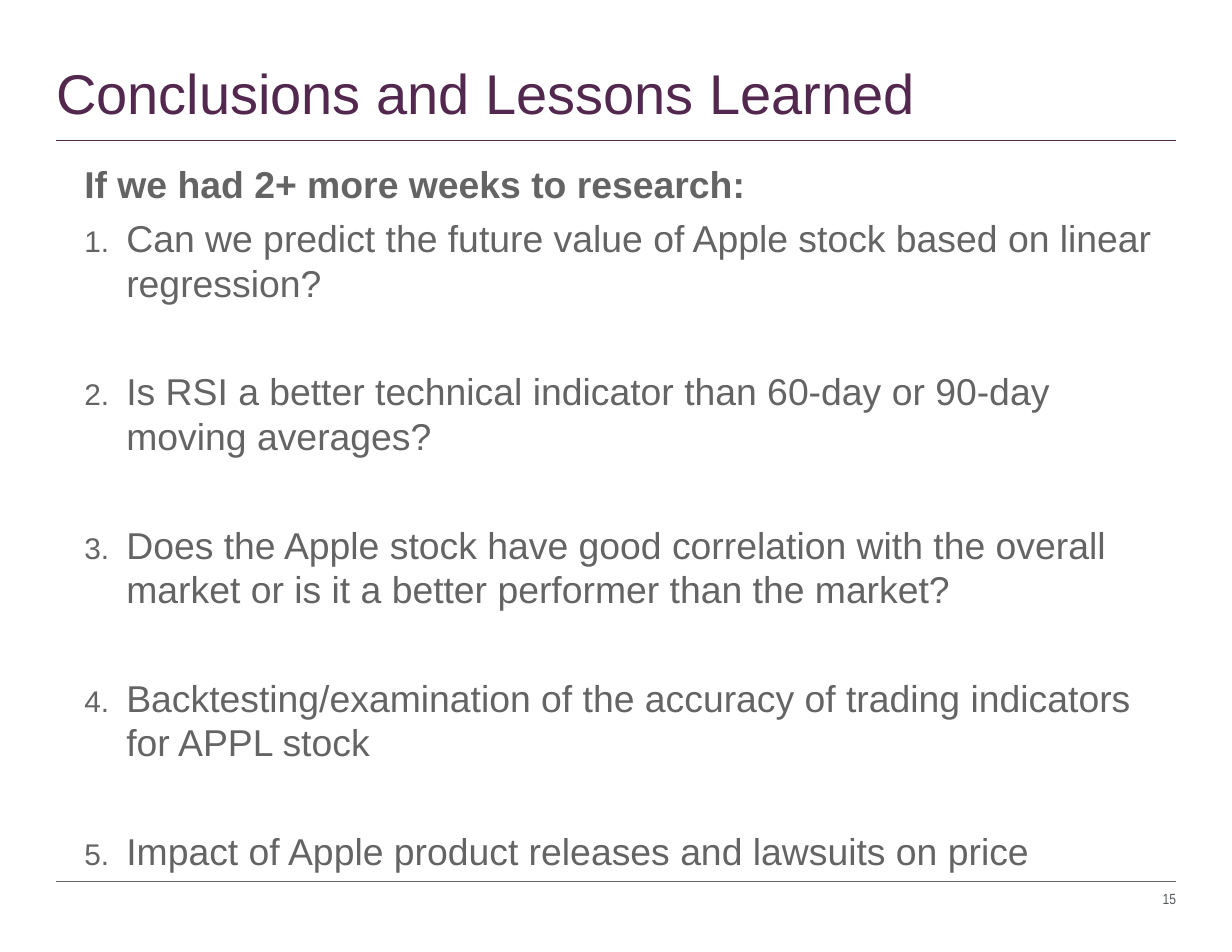
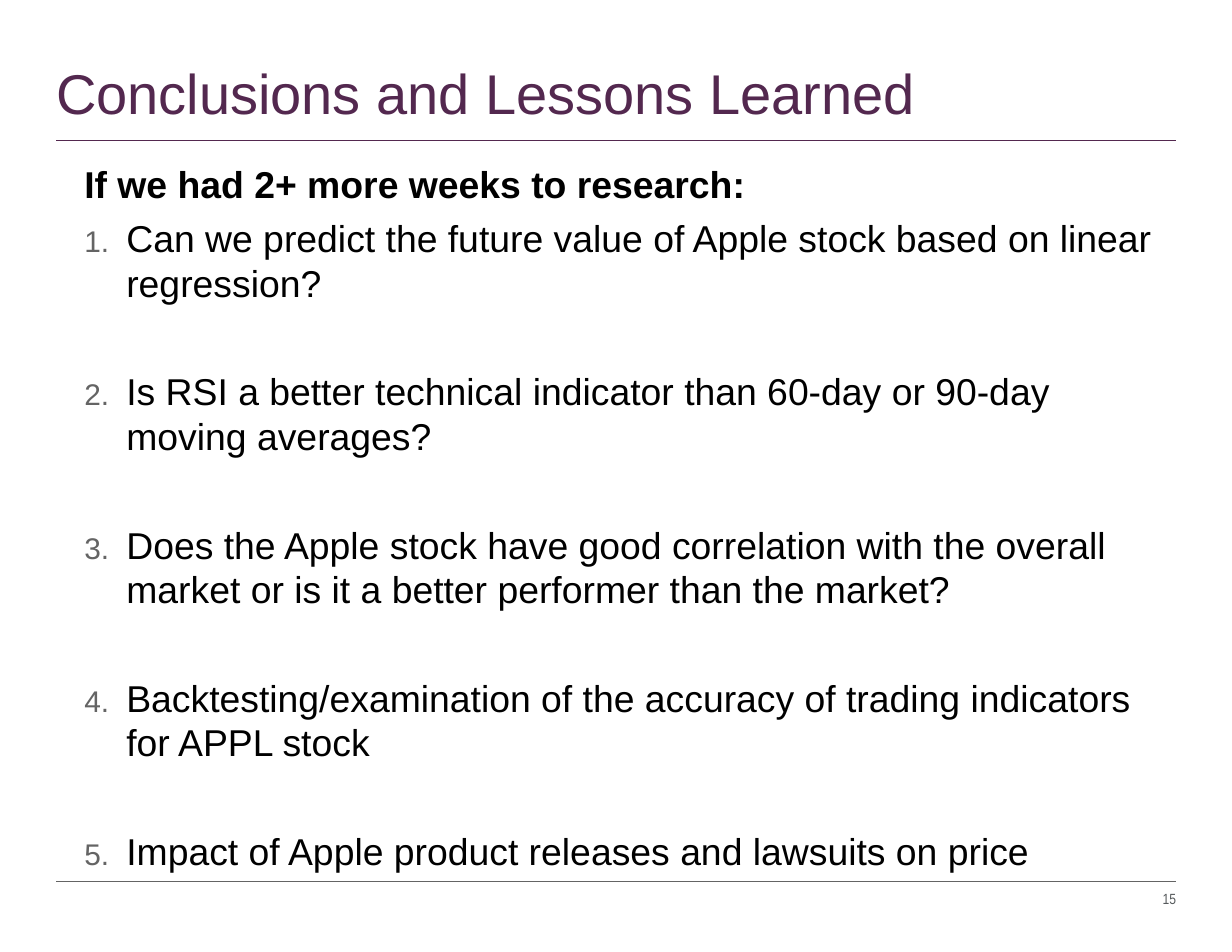
Before and after one commit to timothyyu/pr1-apple-stock-analysis, a slide deck: slide 15 of DataScience Project-One_Rutgers.pptx. Drawn at 1232x952 pixels with LibreOffice and Linux fonts; fonts in the diff are those of the drawing. Boxes give left, top, right and bottom in pixels: in the first picture for what was removed or moved away, otherwise in the second. Text is boxed around its words. In the diff, an @@ line names an element or a change of style, - is before the commit and + after.

```diff
--- a/DataScience Project-One_Rutgers.pptx
+++ b/DataScience Project-One_Rutgers.pptx
@@ text "If we had 2+ more ..." at [84,171,1151,872]: text colour #646464 to #000000 @@
```
Also in this commit, not shown: 4 other slides changed, 1 slide added, 1 slide removed, 8 other files.
